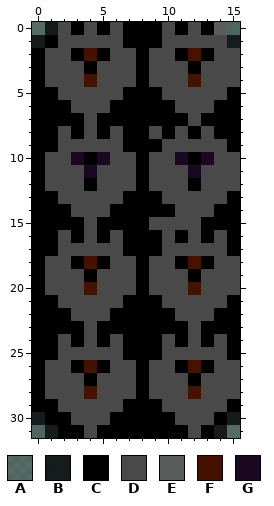
Edited in one commit: pixel-art sprite (assets/images/ghost.png). Above: the version before the commit.
The file is 16x32 pixels.
Palette (. is transparent): A #0000006e  B #000000d9  C #000000  D #494949  E #525252e4  F #461200  G #1a0820
After:
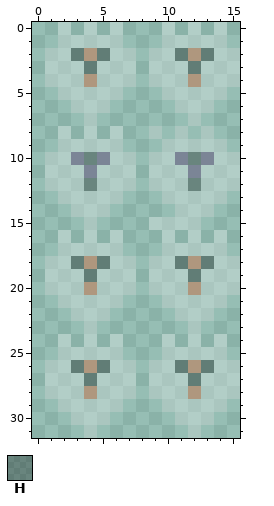
Colours new in this view: H #0000004c
The exact change:
Colour D changes from #494949 to #f5f5f54c.
Colour F changes from #461200 to #eb3c004c.
Colour G changes from #1a0820 to #571b6b4c.
The author changed colour E to colour D in row 0 at x 14.
The author changed colour C to colour H in row 2 at x 3, 5, 11 and 13; in row 3 at x 4 and 12; in row 10 at x 4 and 12; in row 12 at x 4 and 12; in row 18 at x 3, 5, 11 and 13; in row 19 at x 4 and 12.
The author changed colour C to colour H in row 26 at x 3, 5, 11 and 13; in row 27 at x 4 and 12.
Colour A is gone in row 0 at x 0 and 15; in row 31 at x 0 and 15.
Colour B is gone in row 0 at x 1; in row 1 at x 0 and 15; in row 30 at x 0 and 15; in row 31 at x 1 and 14.
Colour C is gone in row 0 at x 3, 5, 7 to 9, 11 and 13; in row 1 at x 1 and 7 to 9; in rows 2 to 4 at x 0 and 8; in row 5 at x 0 to 1, 7 to 9 and 15; in row 6 at x 0 to 2, 6 to 10 and 14 to 15; in row 7 at x 0 to 3, 5 to 11 and 13 to 15.
Colour C is gone in row 8 at x 0 to 1, 3, 5, 7 to 8, 10, 12 and 14 to 15; in row 9 at x 0 to 1, 7 to 9 and 15; in rows 10 to 12 at x 0 and 8; in row 13 at x 0 to 1, 7 to 9 and 15; in row 14 at x 0 to 2, 6 to 10 and 14 to 15; in row 15 at x 0 to 3, 5 to 8 and 13 to 15.
Colour C is gone in row 16 at x 0 to 1, 3, 5, 7 to 9, 11, 13 and 15; in row 17 at x 0 to 1, 7 to 9 and 15; in rows 18 to 20 at x 0 and 8; in row 21 at x 0 to 1, 7 to 9 and 15; in row 22 at x 0 to 2, 6 to 10 and 14 to 15; in row 23 at x 0 to 3, 5 to 11 and 13 to 15.
Colour C is gone in row 24 at x 0 to 1, 3, 5, 7 to 9, 11, 13 and 15; in row 25 at x 0 to 1, 7 to 9 and 15; in rows 26 to 28 at x 0 and 8; in row 29 at x 0 to 1, 7 to 9 and 15; in row 30 at x 1 to 2, 6 to 10 and 14; in row 31 at x 2 to 3, 5 to 11 and 13.
